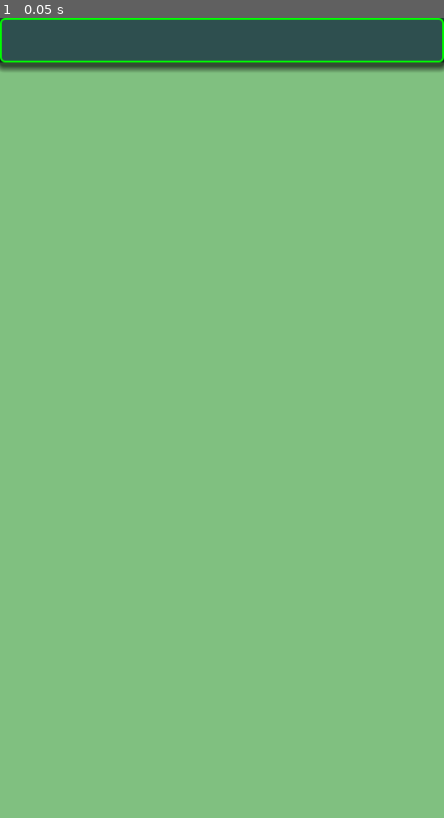
Above: before the commit, frame 1.
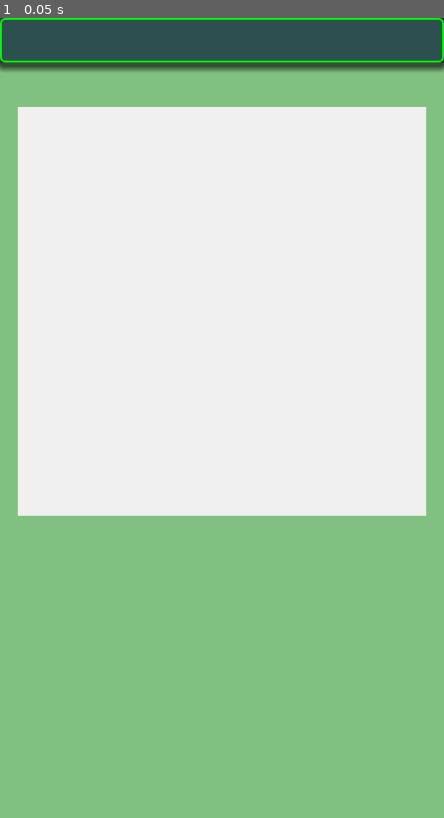
Above: after the commit, the same moment.

Repository: vivisuke/HexGame
Game: Godot game, scene res://main.tscn
Same seed, same stepped clock (60 frames per second), same inputs: the game is played once before the commit and once after it.
Inputs:
- Up to frame 1 (0.05 s): no input

The runs differ from the first frame. In frame 1, 47% of the frame differs, in the area x 4-96%, y 11-63%.

Commit message:
0003 ◎ C 01/21 01/21 0.001│ToDo│BoardRect 設置

Diff:
--- a/hexgame/main.tscn
+++ b/hexgame/main.tscn
@@ -14,3 +14,10 @@
 offset_bottom = 50.0
 color = Color(0.180392, 0.309804, 0.309804, 1)
 script = ExtResource("1_afdw8")
+
+[node name="BoardRect" type="ColorRect" parent="."]
+offset_left = 20.0
+offset_top = 100.0
+offset_right = 480.0
+offset_bottom = 560.0
+color = Color(0.941176, 0.941176, 0.941176, 1)
Not shown, changed: HexGame.spr
